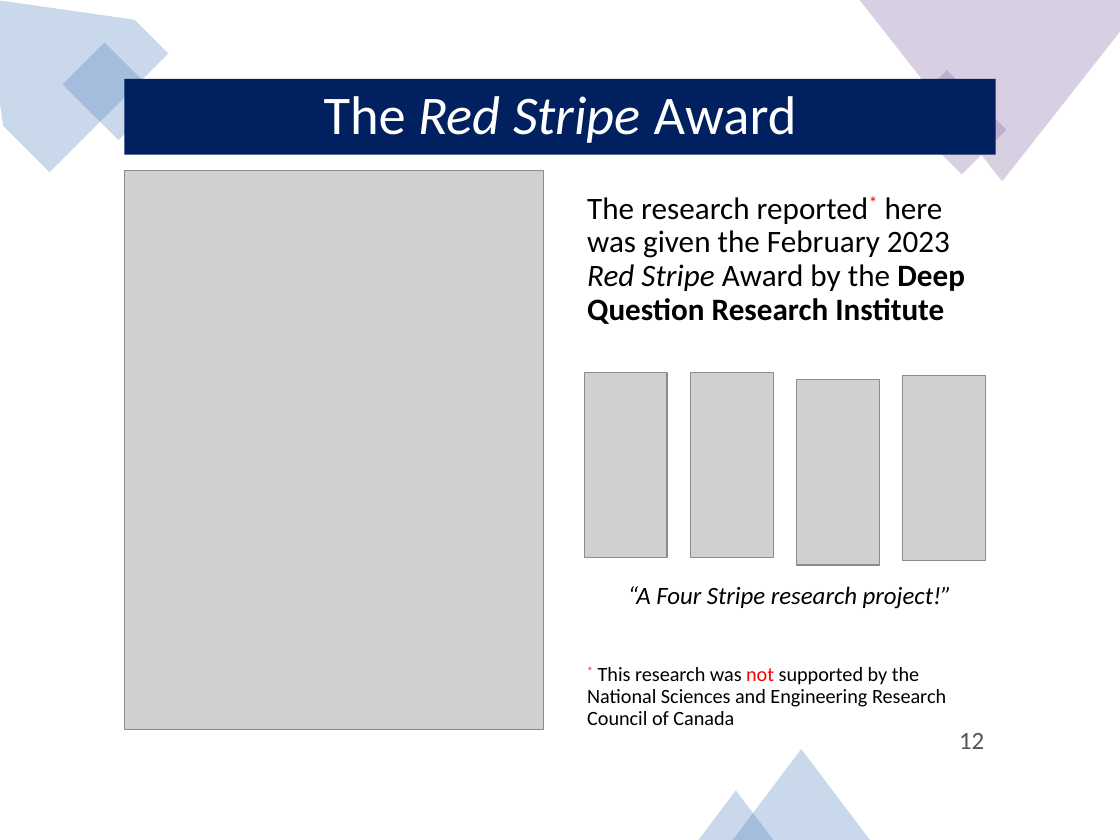
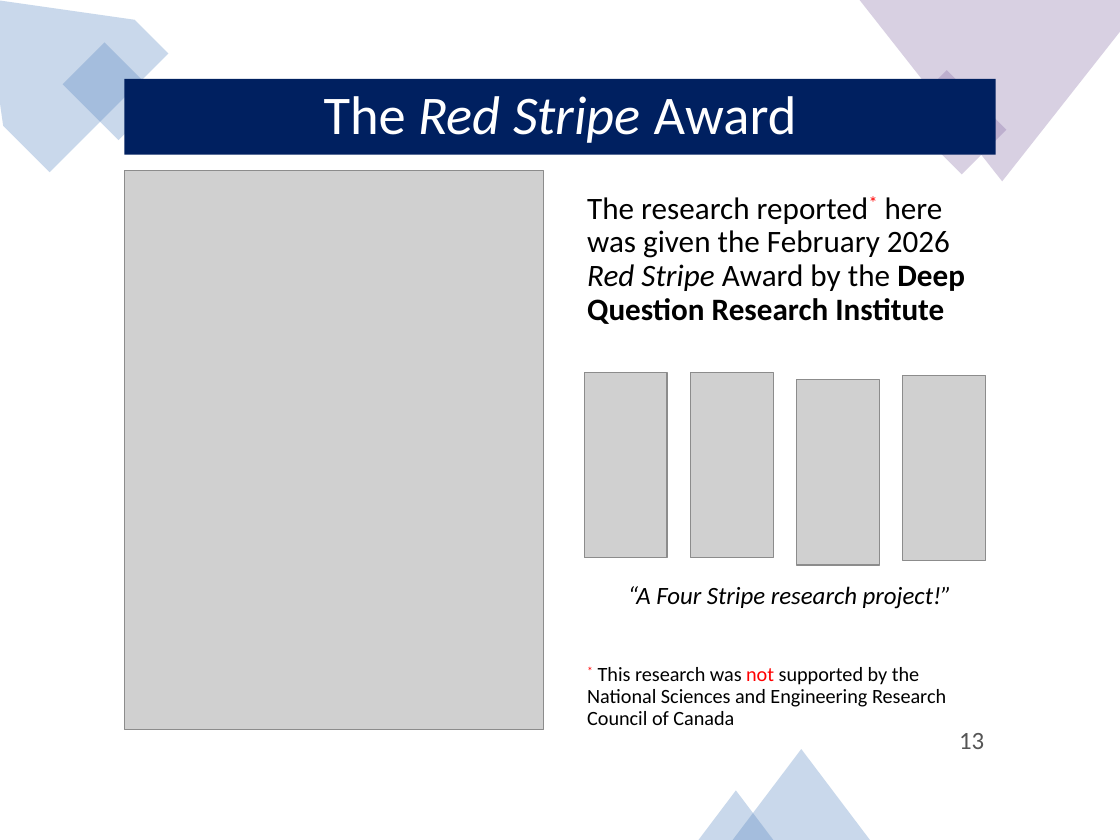
Before and after one commit to friendly/psy6136, a slide deck: slide 13 of lectures/DeepQuestions.pptx (slide 12 before the commit). Drawn at 1120x840 pixels with LibreOffice and Linux fonts; fonts in the diff are those of the drawing; grey boxes stand for pictures. Boxes give left, top, right and bottom in pixels: in the first picture for what was removed or moved away, otherwise in the second. Text is boxed around its words. In the diff, an @@ line names an element or a change of style, - is before the commit and + after.

```diff
--- a/lectures/DeepQuestions.pptx
+++ b/lectures/DeepQuestions.pptx
@@ text at [587,197,965,324]: text changed @@
-The research reported* here was given the February 2023 Red Stripe Award by the Deep Question Research Institute
+The research reported* here was given the February 2026 Red Stripe Award by the Deep Question Research Institute
@@ page number at [959,733,984,749]: text changed @@
-12
+13
```
Also in this commit, not shown: 7 other slides changed, 3 slides added, 7 other files.
